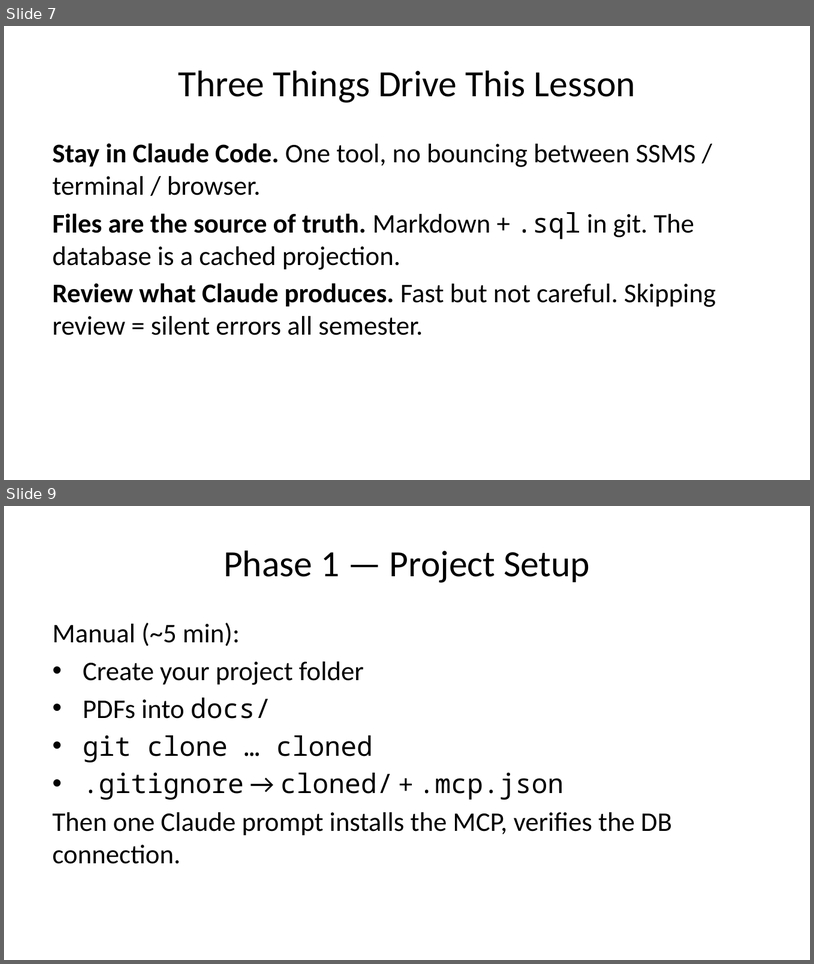
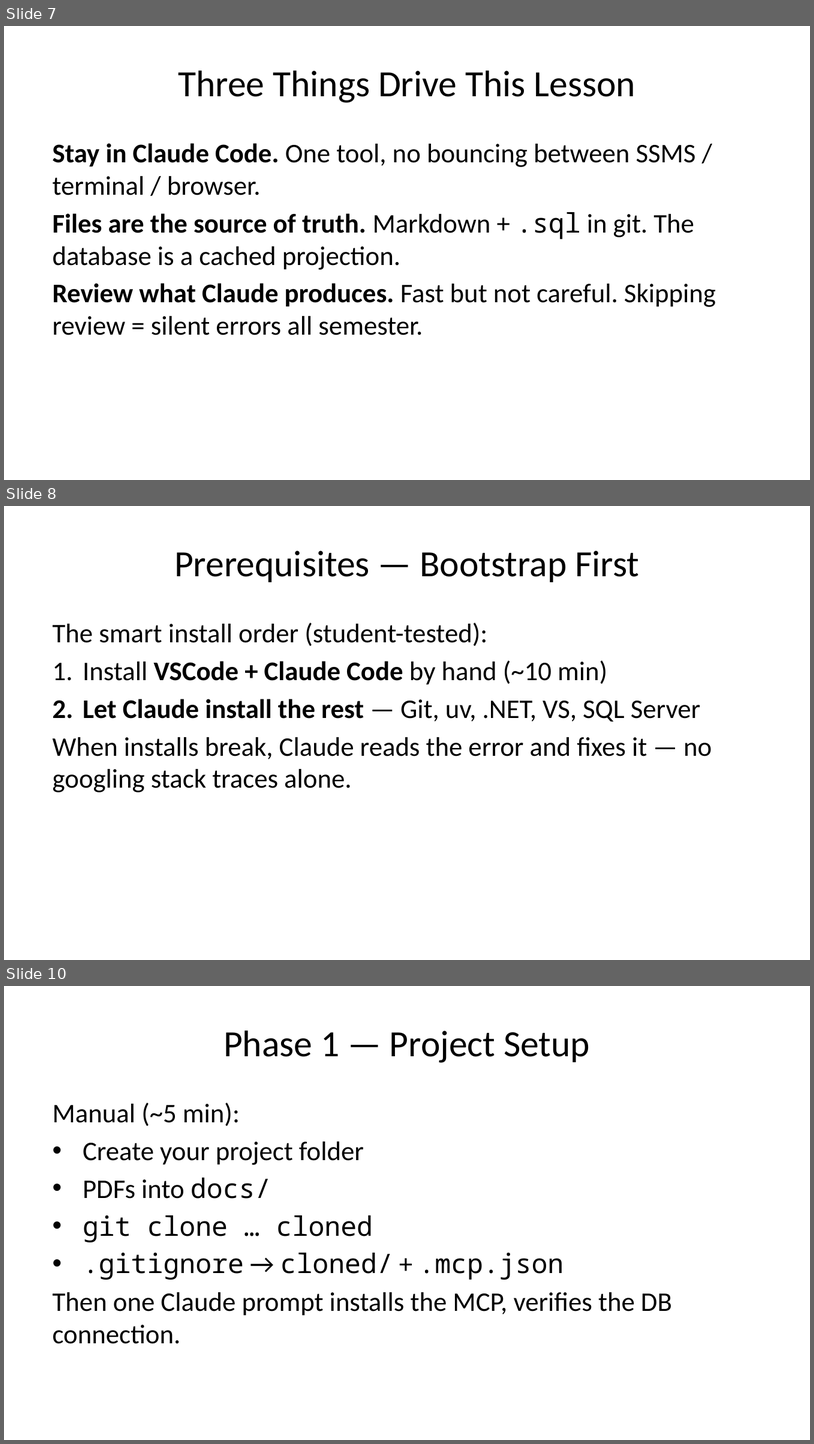
Before and after one commit to dcodish/SAD-sample-project, a slide deck: SLIDE_DECK.pptx. Shown one above the other, each under a label of ours: slides 7 and 9 before the commit, slides 7, 8 and 10 after it; the slides between them are not shown. The pictures are 814x964 and 814x1444 pixels, drawn with LibreOffice and Linux fonts; fonts in the diff are those of the drawing. Boxes give left, top, right and bottom in pixels: in the first picture for what was removed or moved away, otherwise in the second. Text is boxed around its words. In the diff, an @@ line names an element or a change of style, - is before the commit and + after.

```diff
--- a/SLIDE_DECK.pptx
+++ b/SLIDE_DECK.pptx
@@ slide 8 added at (4, 506, 810, 960), background #FFFFFF @@
@@ title added at (174, 550, 639, 582), 33 pt, text #000000 @@
+Prerequisites — Bootstrap First
@@ text added at (53, 622, 712, 792), 24 pt, text #000000 @@
+The smart install order (student-tested):
+1. Install VSCode + Claude Code by hand (~10 min)
+2. Let Claude install the rest — Git, uv, .NET, VS, SQL Server
+When installs break, Claude reads the error and fixes it — no googling stack traces alone.
@@ what was slide 9 is now slide 10 @@
```
Also in this commit, not shown: 1 slide changed, 4 other files.
